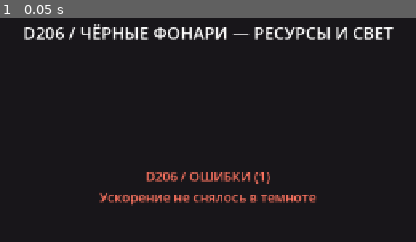
Above: before the commit, frame 1.
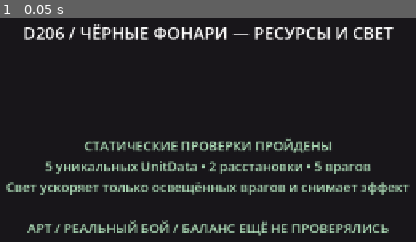
Above: after the commit, the same moment.

Repository: zampolit73/Misdeal
Game: Godot game, scene res://scenes/dev/black_lantern_road_contract_smoke.tscn
The game is run twice, just before and just after one commit, with the same random seed, the same clock (stepped at 60 frames per second) and the same inputs. This scene is started directly instead of the project's main scene.
Inputs:
- Up to frame 1 (0.05 s): no input

The runs differ from the first frame. In frame 1, 10% of the frame differs, in the area x 1-99%, y 54-98%.
Error before the commit: Trying to assign an array of type "Array" to a variable of type "Array[Vector2]". (res://scripts/battle/black_lantern_light.gd:109)

Commit message:
fix(d206): preserve Array[Vector2] types across lanternlight phase changes

Diff:
--- a/scripts/battle/black_lantern_light.gd
+++ b/scripts/battle/black_lantern_light.gd
@@ -87,8 +87,11 @@
 func get_pool_centers() -> Array[Vector2]:
 	var cycle_index: int = int(floorf(elapsed / CYCLE_SECONDS))
 	var set_a: bool = cycle_index % 2 == 0
-	var targets: Array[Vector2] = ZONES_A if set_a else ZONES_B
-	var previous: Array[Vector2] = ZONES_B if set_a else ZONES_A
+	var targets: Array[Vector2] = ZONES_A
+	var previous: Array[Vector2] = ZONES_B
+	if not set_a:
+		targets = ZONES_B
+		previous = ZONES_A
 	var time_in_cycle: float = fposmod(elapsed, CYCLE_SECONDS)
 	var factor: float = 0.0
 	if time_in_cycle >= WARNING_SECONDS:
@@ -101,12 +104,16 @@
 
 func get_warning_centers() -> Array[Vector2]:
 	var cycle_index: int = int(floorf(elapsed / CYCLE_SECONDS))
-	return ZONES_A if cycle_index % 2 == 0 else ZONES_B
+	if cycle_index % 2 == 0:
+		return ZONES_A
+	return ZONES_B
 
 func _update_enemy_intervals() -> void:
 	buffed_enemy_count = 0
 	var active: bool = get_phase() == "active"
-	var centers: Array[Vector2] = get_pool_centers() if active else []
+	var centers: Array[Vector2] = []
+	if active:
+		centers = get_pool_centers()
 	for unit in participants:
 		if not is_instance_valid(unit) or unit.team != 1:
 			continue
